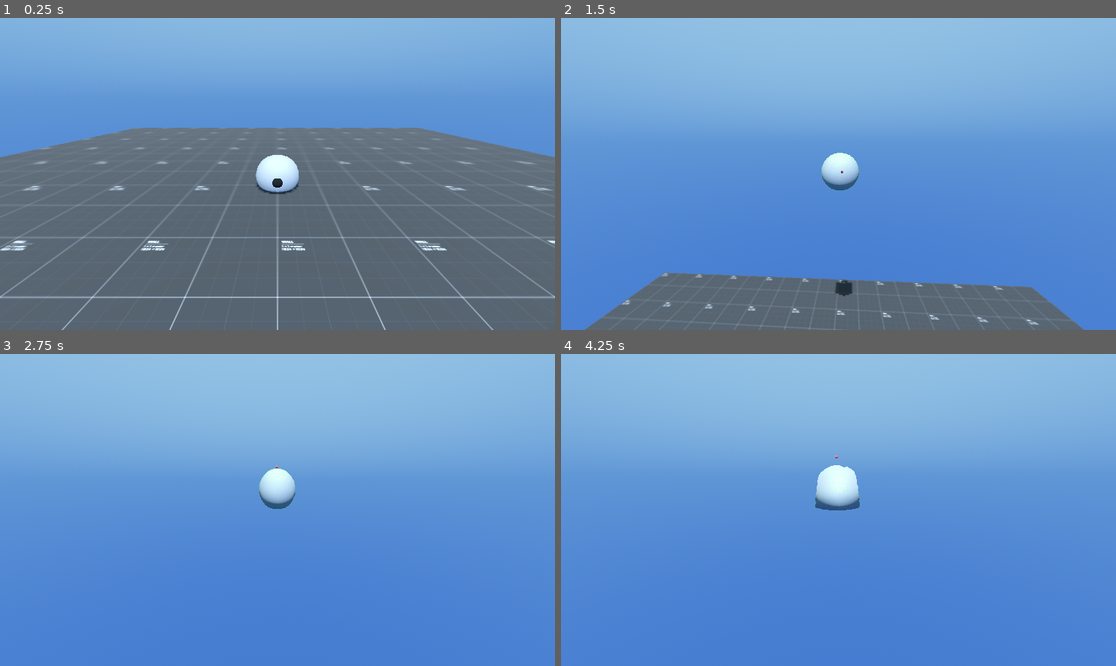
Above: before the commit, frames 1-4 (two rows, left to right).
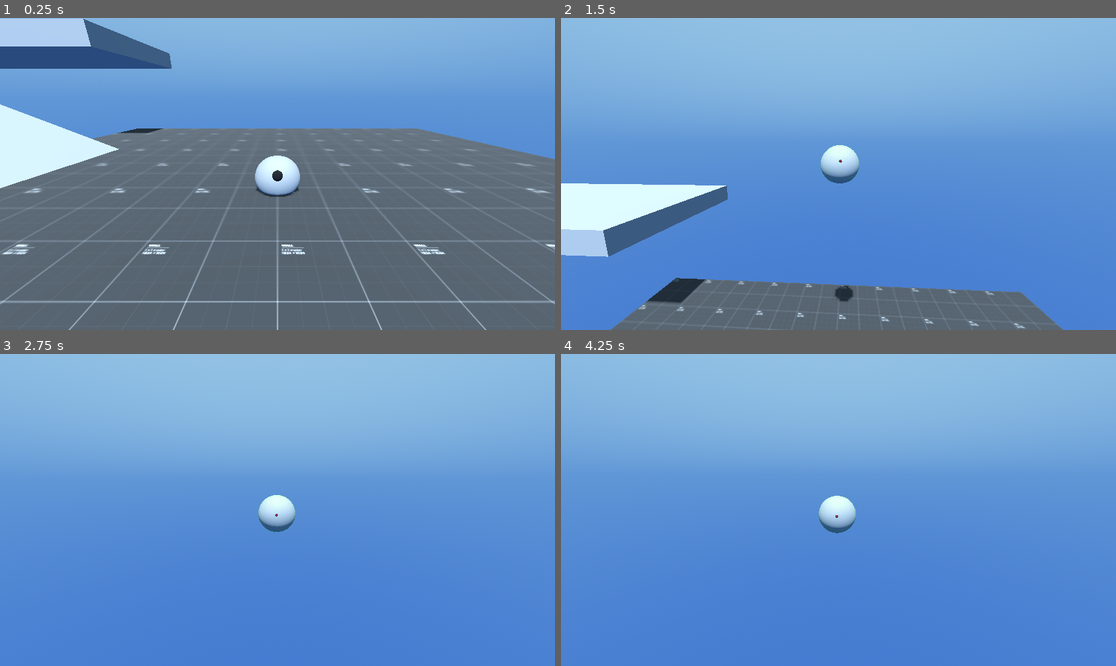
Above: after the commit, the same moments.

Repository: SlyZ1/Physics-Based-Bodies
Game: Godot game, scene res://scene/simple_squishy.tscn
Two runs of this game, one before a commit and one after it. Both use one fixed random seed, a clock stepped at 60 frames per second and the inputs below.
Inputs (mouse positions are in pixels of both pictures, inside the frame that each line leads up to):
- Up to frame 1 (0.25 s): no input
- Up to frame 2 (1.5 s): move the mouse to (866, 174) at 0.52 s; hold Space (jump) 0.53-1.28 s; hold W (forward) from 0.53 s (still down); move the mouse to (810, 174) at 1.27 s; tap G (gizmos) at 1.35 s
- Up to frame 3 (2.75 s): keep holding W (forward); tap Space (jump) at 1.52, 1.55, 1.82, 2.3 s; move the mouse to (288, 503) at 2.02 s; hold Shift (shift) from 2.03 s (still down)
- Up to frame 4 (4.25 s): keep holding W (forward); move the mouse to (832, 516) at 2.77 s; release Shift (shift) at 2.78 s; tap Z at 2.85 s; tap Space (jump) at 3.02, 3.05, 3.32, 3.77, 3.8, 4.07 s; move the mouse to (877, 513) at 3.52 s; hold Q from 3.53 s (still down)

The runs differ from the first frame. In frame 1, 12% of the frame differs, in the area x 0-100%, y 0-100%; in frame 2, 8.9%; in frame 3, 1.1%; in frame 4, 1.4%.

Commit message:
merged baptiste + basic collision

Diff:
--- a/squishy-game/scene/simple_squishy.tscn
+++ b/squishy-game/scene/simple_squishy.tscn
@@ -6,13 +6,6 @@
 [ext_resource type="Script" path="res://scripts/cpu/camera/3rd_person_cam.gd" id="4_8bwax"]
 [ext_resource type="Script" path="res://scripts/cpu/squish_body/jump_squishy.gd" id="4_yyrdy"]
 [ext_resource type="Script" path="res://scripts/cpu/squish_body/eye.gd" id="5_jqas6"]
-
-[sub_resource type="PlaneMesh" id="PlaneMesh_nkany"]
-
-[sub_resource type="StandardMaterial3D" id="StandardMaterial3D_au4dg"]
-albedo_color = Color(1, 1, 1, 0.517647)
-albedo_texture = ExtResource("1_ppqmt")
-uv1_scale = Vector3(10, 10, 10)
 
 [sub_resource type="ProceduralSkyMaterial" id="ProceduralSkyMaterial_vyorq"]
 sky_top_color = Color(0.588235, 0.772549, 0.898039, 1)
@@ -42,12 +35,17 @@
 
 [sub_resource type="SphereMesh" id="SphereMesh_sq561"]
 
+[sub_resource type="BoxMesh" id="BoxMesh_p533i"]
+
+[sub_resource type="PlaneMesh" id="PlaneMesh_nkany"]
+
+[sub_resource type="StandardMaterial3D" id="StandardMaterial3D_au4dg"]
+albedo_color = Color(1, 1, 1, 0.517647)
+albedo_texture = ExtResource("1_ppqmt")
+uv1_scale = Vector3(10, 10, 10)
+
 [node name="SimpleSquishy" type="Node3D"]
-
-[node name="Ground" type="MeshInstance3D" parent="."]
-transform = Transform3D(10, 0, 0, 0, 10, 0, 0, 0, 10, 0, -0.3, 0)
-mesh = SubResource("PlaneMesh_nkany")
-surface_material_override/0 = SubResource("StandardMaterial3D_au4dg")
+transform = Transform3D(1, 0, 0, 0, 1, 0, 0, 0, 1, 0, 0.216395, 0)
 
 [node name="DirectionalLight3D" type="DirectionalLight3D" parent="."]
 transform = Transform3D(1, 0, 0, 0, 0.538962, 0.84233, 0, -0.84233, 0.538962, 0, 0, 0)
@@ -56,25 +54,12 @@
 [node name="WorldEnvironment" type="WorldEnvironment" parent="."]
 environment = SubResource("Environment_c8ed3")
 
-[node name="Squish" type="MeshInstance3D" parent="." node_paths=PackedStringArray("ground_node", "center_node", "center_gizmo")]
+[node name="Squish" type="MeshInstance3D" parent="." node_paths=PackedStringArray("colliders_parent", "center_node", "center_gizmo")]
 mesh = SubResource("SphereMesh_hjnoc")
 script = ExtResource("2_60v1p")
-ground_node = NodePath("../Ground")
+colliders_parent = NodePath("../Colliding Objects")
 center_node = NodePath("Center")
 center_gizmo = NodePath("../Gizmos/CenterGizmo")
-move_force = 40.0
-jump_force = 15.0
-g = 20.0
-air_damping = 0.01
-friction_factor = 0.0
-m = 0.2
-center_damping = 4.0
-aero_factor = 10.0
-cp_back = 0.5
-energy_abs = 0.457
-squish_factor = 0.583
-max_velocity = 15.0
-smooth_factor = 1.0
 
 [node name="Move" type="Node" parent="Squish" node_paths=PackedStringArray("squishy", "cam_container")]
 script = ExtResource("3_31lwa")
@@ -122,3 +107,31 @@
 sensibility = 0.001
 
 [node name="Camera3D" type="Camera3D" parent="CameraContainer"]
+
+[node name="Colliding Objects" type="Node" parent="."]
+
+[node name="MeshInstance3D" type="MeshInstance3D" parent="Colliding Objects"]
+transform = Transform3D(26.9104, 0.394423, 0, -11.5505, 0.918928, 0, 0, 0, 7.22336, -19.6039, 4.64914, -0.361072)
+mesh = SubResource("BoxMesh_p533i")
+
+[node name="MeshInstance3D2" type="MeshInstance3D" parent="Colliding Objects"]
+transform = Transform3D(29.2845, 0, 0, 0, 0.999999, 0, 0, 0, 7.22336, 0, 0, 7.45093)
+layers = 3
+mesh = SubResource("BoxMesh_p533i")
+
+[node name="MeshInstance3D3" type="MeshInstance3D" parent="Colliding Objects"]
+transform = Transform3D(29.2845, 0, 0, 0, 0.999999, 0, 0, 0, 7.22336, -22.7404, 4.34665, -9.24338)
+layers = 3
+mesh = SubResource("BoxMesh_p533i")
+
+[node name="Ground" type="MeshInstance3D" parent="Colliding Objects"]
+transform = Transform3D(10, 0, 0, 0, 10, 0, 0, 0, 10, 0, -0.3, 0)
+mesh = SubResource("PlaneMesh_nkany")
+skeleton = NodePath("../..")
+surface_material_override/0 = SubResource("StandardMaterial3D_au4dg")
+
+[node name="Ground2" type="MeshInstance3D" parent="Colliding Objects"]
+transform = Transform3D(10, 0, 0, 0, 10, 0, 0, 0, 10, -42.6456, 8.25786, 3.8147e-06)
+mesh = SubResource("PlaneMesh_nkany")
+skeleton = NodePath("../..")
+surface_material_override/0 = SubResource("StandardMaterial3D_au4dg")
--- a/squishy-game/scripts/cpu/squish_body/simple_squishy.gd
+++ b/squishy-game/scripts/cpu/squish_body/simple_squishy.gd
@@ -2,7 +2,7 @@
 extends MeshInstance3D
 
 @export_group("Scene")
-@export var ground_node: Node3D
+@export var colliders_parent: Node
 @export var center_node: Node3D
 @export var center_gizmo: Node3D
 
@@ -50,6 +50,7 @@
 var is_colliding: bool
 var squeleton: Array[Node3D] = []
 var neighbours: Array
+var collision_triangles: Array = []
 
 var bounce_force: Vector3
 
@@ -133,6 +134,27 @@
 		dup.position = global_transform * anchor_point_arr[i]
 		center_gizmo.get_parent().add_child(dup)
 		squeleton.append(dup)
+	_extract_collider_geometry()
+
+func _extract_collider_geometry() -> void:
+	if not colliders_parent: return
+
+	for child in colliders_parent.get_children():
+		if child is MeshInstance3D and child.mesh:
+			var faces = child.mesh.get_faces()
+			var child_transform = child.global_transform
+
+			for i in range(0, faces.size(), 3):
+				var v0 = child_transform * faces[i]
+				var v1 = child_transform * faces[i+1]
+				var v2 = child_transform * faces[i+2]
+
+				# FIXED: Swapped v2 and v1 to reverse the cross product direction!
+				var normal = (v2 - v0).cross(v1 - v0).normalized()
+
+				collision_triangles.append({
+					"v0": v0, "v1": v1, "v2": v2, "normal": normal
+				})
 
 func _compute_glob_acc(dt: float) -> Vector3:
 	var gravity: Vector3 = g * Vector3.DOWN
@@ -201,30 +223,84 @@
 		loc_acc[i] *= 0
 	glob_acc *= 0
 
-func _collide(dt: float) -> void:
+func _ray_intersects_triangle(ray_origin: Vector3, ray_vector: Vector3, tri: Dictionary) -> Variant:
+	const EPSILON = 0.0000001
+	var v0 = tri.v0
+	var v1 = tri.v1
+	var v2 = tri.v2
+
+	var edge1 = v1 - v0
+	var edge2 = v2 - v0
+	var h = ray_vector.cross(edge2)
+	var a = edge1.dot(h)
+
+	# If 'a' is close to 0, the ray is parallel to the triangle
+	if a > -EPSILON and a < EPSILON:
+		return null
+
+	var f = 1.0 / a
+	var s = ray_origin - v0
+	var u = f * s.dot(h)
+
+	# Ray misses the triangle
+	if u < 0.0 or u > 1.0:
+		return null
+
+	var q = s.cross(edge1)
+	var v = f * ray_vector.dot(q)
+
+	# Ray misses the triangle
+	if v < 0.0 or u + v > 1.0:
+		return null
+
+	var t = f * edge2.dot(q)
+
+	# t <= 1.0 ensures the hit happens WITHIN the segment (between old_pos and new_pos)
+	if t > EPSILON and t <= 1.0:
+		return ray_origin + (ray_vector * t)
+
+	return null
+
+func _collide(dt: float, old_pos: PackedVector3Array) -> void:
 	var inverse_transform = global_transform.inverse()
-	var zero_world: Vector3 = inverse_transform * Vector3.ZERO
-	var ground_up: Vector3 = (global_transform.basis.transposed() * ground_node.global_basis.y).normalized()
-	var ground_pos: float = (inverse_transform * ground_node.global_position).dot(ground_up) + 1e-2
 	is_colliding = false
-	for i in range(N):
-		var v_pos: float = pos[i].dot(ground_up)
-		pos[i] = (pos[i] - ground_up * v_pos) + ground_up * max(v_pos, ground_pos)
-		if v_pos < ground_pos:
-			loc_vel[i] -= ground_up * ground_up.dot(loc_vel[i])
+
+	for i in range(N):
+		# 1. Use the actual old position saved from before integration
+		var global_start: Vector3 = global_transform * old_pos[i]
+		var global_end: Vector3 = global_transform * pos[i]
+
+		# 2. Ray goes FROM start TO end
+		var ray_vector: Vector3 = global_end - global_start
+
+		var best_hit_pos: Variant = null
+		var best_hit_normal: Vector3
+		var min_dist: float = INF
+
+		# 3. Test segment against every triangle in the world
+		for tri in collision_triangles:
+			# Pass global_start as the ray origin
+			var hit_pos = _ray_intersects_triangle(global_start, ray_vector, tri)
+			if hit_pos != null:
+				var dist = global_start.distance_squared_to(hit_pos)
+				if dist < min_dist:
+					min_dist = dist
+					best_hit_pos = hit_pos
+					best_hit_normal = tri.normal
+
+		# 4. If we hit something, resolve the collision
+		if best_hit_pos != null:
 			is_colliding = true
 
-			var anchor_offset: Vector3 = anchor_point_arr[i] - pos[i]
-			var anchor_spring: Vector3 = k/m * anchor_offset
-
-			var normal: Vector3 = (pos[i] - pos_center)
-			var dist_to_center: float = normal.length()
-			if dist_to_center > 1e-6: normal /= dist_to_center
-			var angle: float = normal.angle_to(anchor_point_arr[i])
-			var center_spring: Vector3 = k/m * normal * (radius - dist_to_center)
-
-			var dot_prod: float = ground_up.dot(anchor_spring + center_spring)
-			glob_vel -= ground_up * min(dot_prod, 0) * (1 + 1.5 * (1 - energy_abs)) * dt / N
+			# Convert world hit data back to the blob's local space
+			var hit_local_pos: Vector3 = inverse_transform * best_hit_pos
+			# For normals, multiplying by the transposed basis handles non-uniform scaling safely
+			var hit_local_normal: Vector3 = (global_transform.basis.transposed() * best_hit_normal).normalized()
+
+			# Project the vertex to the surface + a tiny offset
+			pos[i] = hit_local_pos + (hit_local_normal * 0.001)
+
+			loc_vel[i] -= hit_local_normal.normalized() * hit_local_normal.normalized().dot(loc_vel[i])
 
 func _recenter(dt: float, old_pos_center) -> void:
 	pos_center = MeshUtils.get_center(pos)
@@ -252,9 +328,13 @@
 		iteration = 0
 
 func _physics(dt: float) -> void:
+	var old_pos = pos.duplicate()
+
 	_integrate(dt)
+
 	var old_pos_center = MeshUtils.get_center(pos)
-	_collide(dt)
+
+	_collide(dt, old_pos)
 	_recenter(dt, old_pos_center)
 	squeleton_center = MeshUtils.get_center(anchor_point_arr)
 
Renamed: squishy-game/addons/proto-csgs/textures/orange/texture_01.png -> squishy-game/addons/proto-csgs/textures 2/orange/texture_01.png
Not shown, changed: squishy-game/addons/proto-csgs/textures 2/orange/texture_01.png.import
Renamed: squishy-game/addons/proto-csgs/textures/orange/texture_02.png -> squishy-game/addons/proto-csgs/textures 2/orange/texture_02.png
Not shown, changed: squishy-game/addons/proto-csgs/textures 2/orange/texture_02.png.import
Renamed: squishy-game/addons/proto-csgs/textures/orange/texture_03.png -> squishy-game/addons/proto-csgs/textures 2/orange/texture_03.png
Not shown, changed: squishy-game/addons/proto-csgs/textures 2/orange/texture_03.png.import
Renamed: squishy-game/addons/proto-csgs/textures/orange/texture_04.png -> squishy-game/addons/proto-csgs/textures 2/orange/texture_04.png
Not shown, changed: squishy-game/addons/proto-csgs/textures 2/orange/texture_04.png.import
Renamed: squishy-game/addons/proto-csgs/textures/orange/texture_05.png -> squishy-game/addons/proto-csgs/textures 2/orange/texture_05.png
Not shown, changed: squishy-game/addons/proto-csgs/textures 2/orange/texture_05.png.import
Renamed: squishy-game/addons/proto-csgs/textures/orange/texture_06.png -> squishy-game/addons/proto-csgs/textures 2/orange/texture_06.png
Not shown, changed: squishy-game/addons/proto-csgs/textures 2/orange/texture_06.png.import
(and 15 more such lines)
